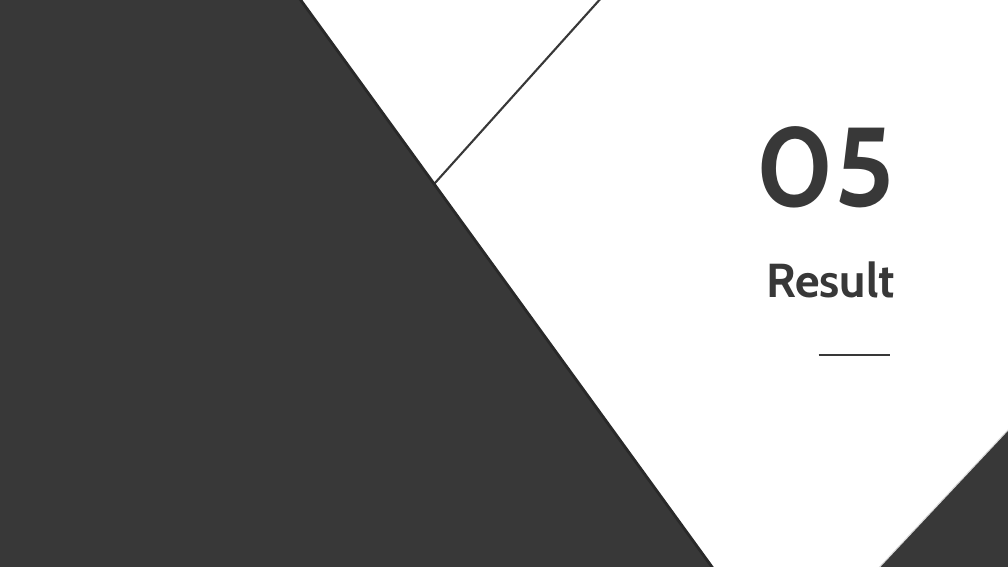
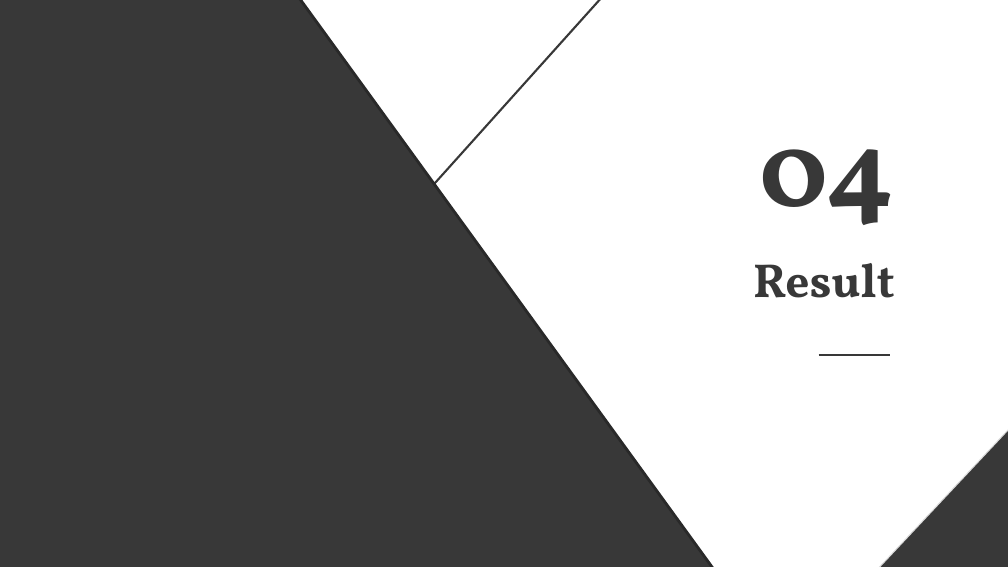
Before and after one commit to theabc50111/DL2021_final_dmlab_HCT_nccu, a slide deck: slide 17 of New_DL_final.pptx. Drawn at 1008x567 pixels with LibreOffice and Linux fonts; fonts in the diff are those of the drawing. Boxes give left, top, right and bottom in pixels: in the first picture for what was removed or moved away, otherwise in the second. Text is boxed around its words. In the diff, an @@ line names an element or a change of style, - is before the commit and + after.

```diff
--- a/New_DL_final.pptx
+++ b/New_DL_final.pptx
@@ title at bbox=[760, 149, 895, 225]: text changed; font Cabin to Vollkorn @@
-05
+04
@@ title "Result" at bbox=[753, 263, 895, 298]: font Cabin to Vollkorn @@
```
Also in this commit, not shown: 18 other slides changed, 4 slides added.
